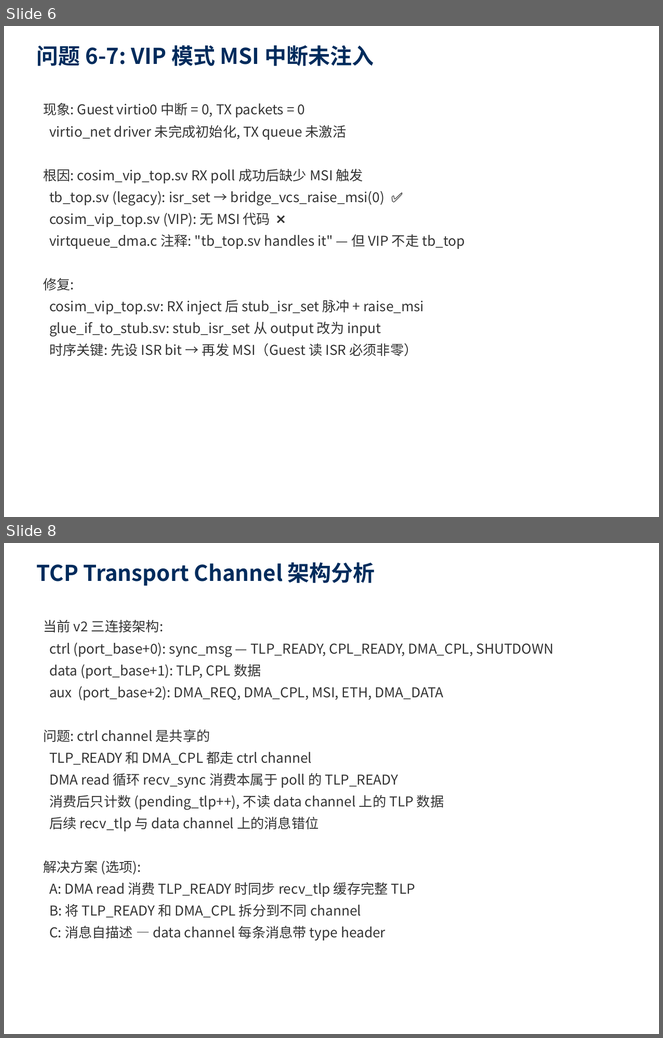
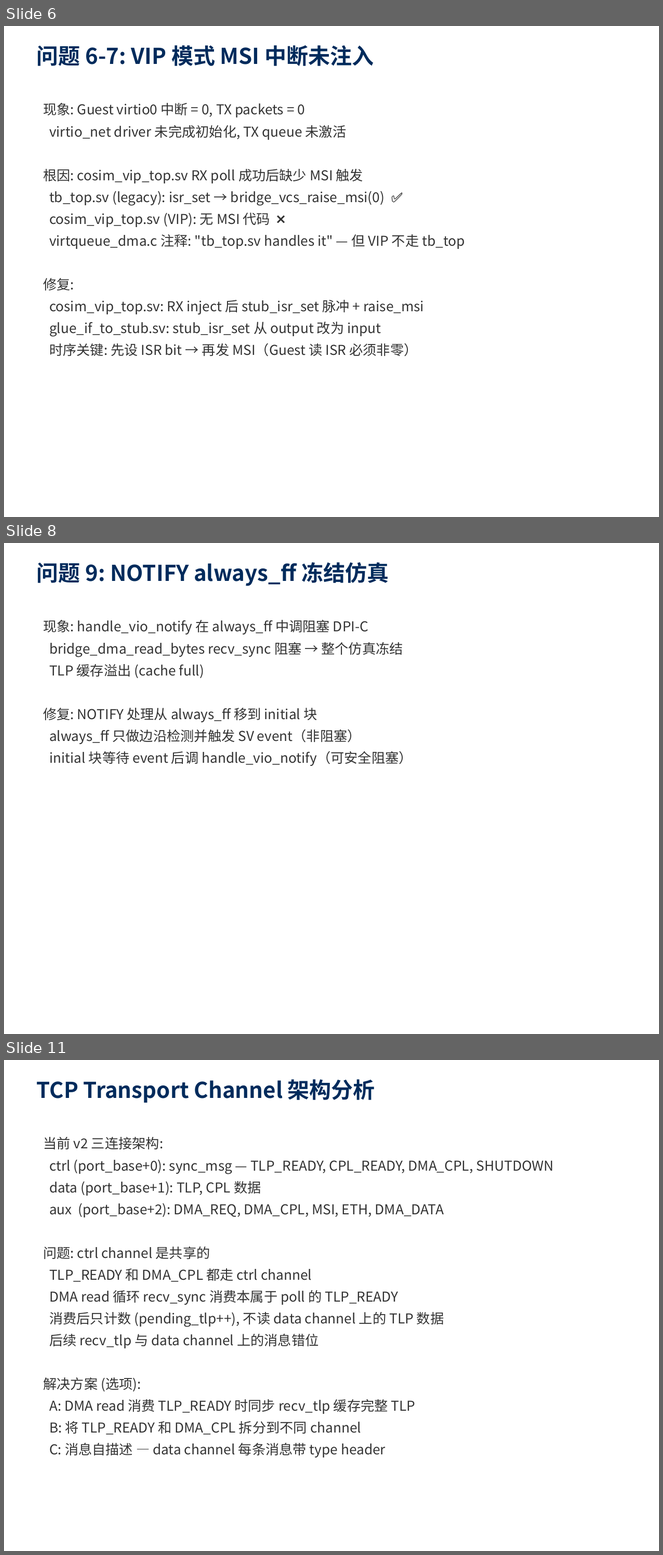
Before and after one commit to Beihang-yuting/QEMU_VCS, a slide deck: docs/cosim_issue_report.pptx. Shown one above the other, each under a label of ours: slides 6 and 8 before the commit, slides 6, 8 and 11 after it; the slides between them are not shown. The pictures are 663x1038 and 663x1555 pixels, drawn with LibreOffice and Linux fonts; fonts in the diff are those of the drawing. Boxes give left, top, right and bottom in pixels: in the first picture for what was removed or moved away, otherwise in the second. Text is boxed around its words. In the diff, an @@ line names an element or a change of style, - is before the commit and + after.

Commit message:
chore: 文档整理 + 问题报告 PPT 更新
- 将根目录 5 个 pptx/docx 移到 docs/ 目录
- 更新问题排查报告 PPT:
  - 新增问题 #9(NOTIFY冻结仿真) #10(_nb协议错位) #11(DMA write顺序)
  - 全部 11 个问题标记为已修复
  - 验证结果表更新为最新数据（33000+ TLP, 双向数据面打通）
  - 新增"数据面打通"结论 slide

```diff
--- a/docs/cosim_issue_report.pptx
+++ b/docs/cosim_issue_report.pptx
@@ slide 8 added at <box>4,543,659,1034</box>, background #FFFFFF @@
@@ text added at <box>37,562,389,586</box>, 24 pt, text #002B5C, bold @@
+问题 9: NOTIFY always_ff 冻结仿真
@@ text added at <box>43,620,413,766</box>, 15 pt, text #333333 @@
+现象: handle_vio_notify 在 always_ff 中调阻塞 DPI-C
+bridge_dma_read_bytes recv_sync 阻塞 → 整个仿真冻结
+TLP 缓存溢出 (cache full)
+修复: NOTIFY 处理从 always_ff 移到 initial 块
+always_ff 只做边沿检测并触发 SV event（非阻塞）
+initial 块等待 event 后调 handle_vio_notify（可安全阻塞）
@@ what was slide 8 is now slide 11 @@
```
Also in this commit, not shown: 4 slides changed, 3 other slides added, 1 slide removed, 9 other files.
